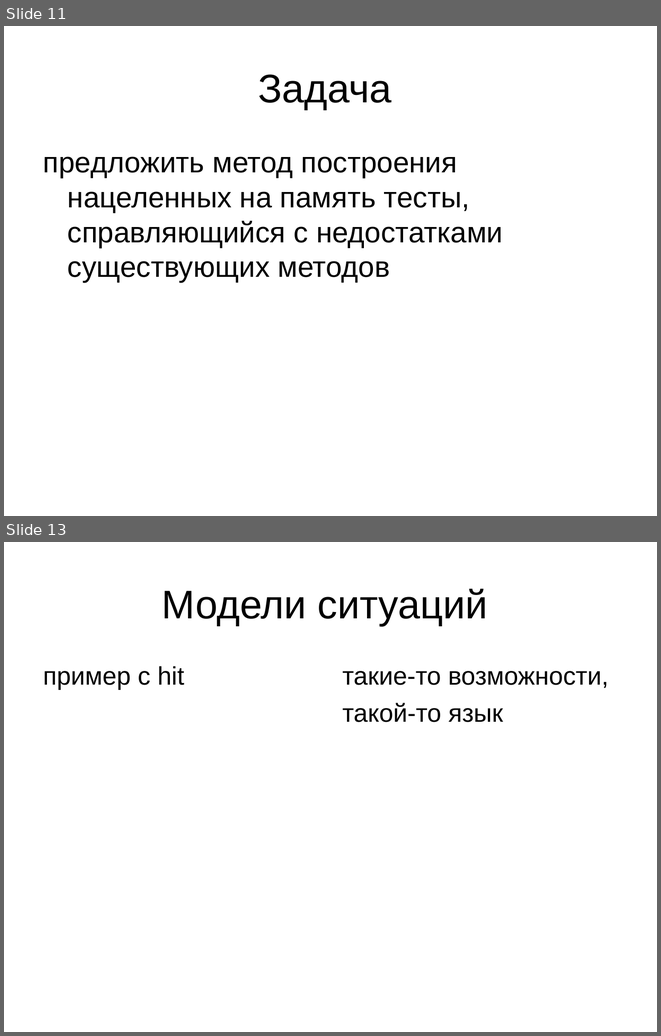
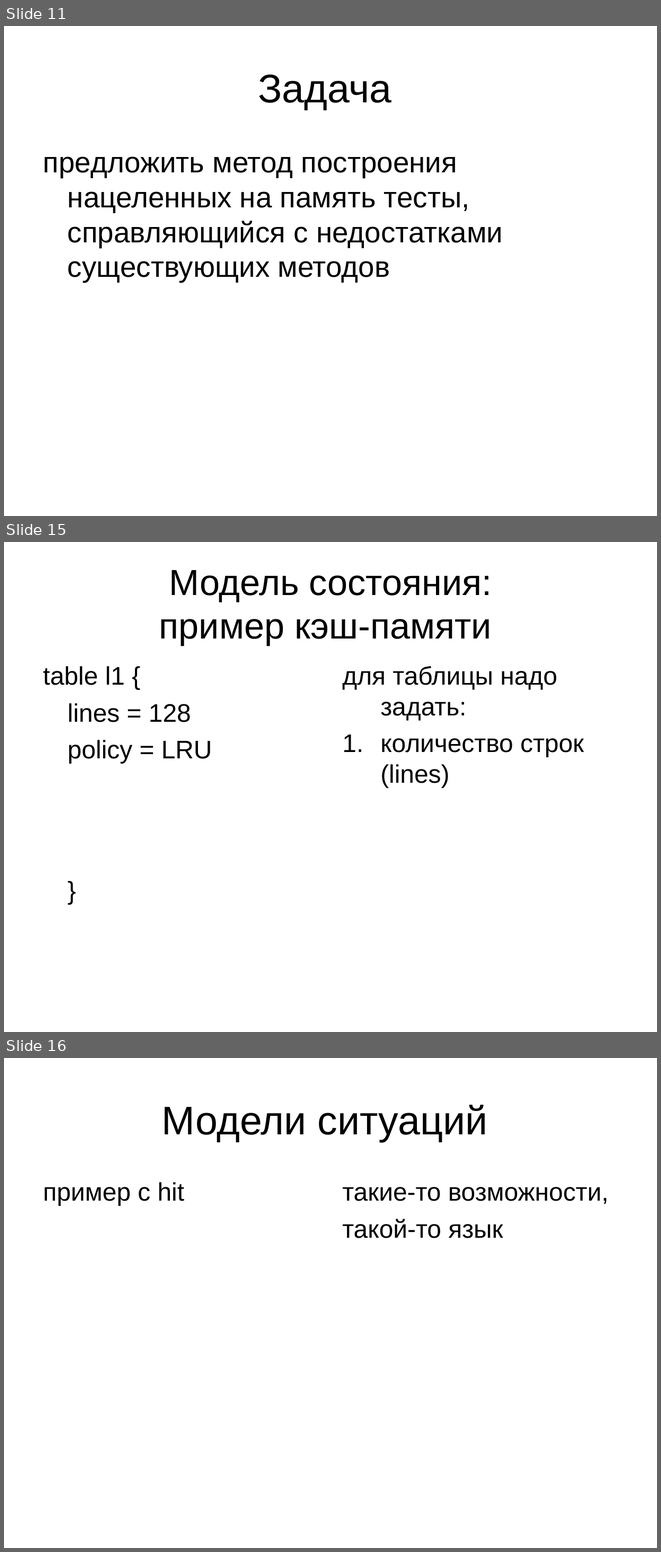
Before and after one commit to kornevgen/tesla-project, a slide deck: papers/THESIS/talks/pred/prethesis.ppt. Shown one above the other, each under a label of ours: slides 11 and 13 before the commit, slides 11, 15 and 16 after it; the slides between them are not shown. The pictures are 661x1036 and 661x1552 pixels, drawn with LibreOffice and Linux fonts; fonts in the diff are those of the drawing. Boxes give left, top, right and bottom in pixels: in the first picture for what was removed or moved away, otherwise in the second. Text is boxed around its words. In the diff, an @@ line names an element or a change of style, - is before the commit and + after.

```diff
--- a/papers/THESIS/talks/pred/prethesis.ppt
+++ b/papers/THESIS/talks/pred/prethesis.ppt
@@ slide 15 added at (x1=4, y1=542, x2=657, y2=1032), background #FFFFFF @@
@@ title added at (x1=159, y1=570, x2=492, y2=645), 40 pt, text #000000 @@
+Модель состояния:
+пример кэш-памяти
@@ text added at (x1=43, y1=666, x2=212, y2=763), 28 pt, text #000000 @@
+table l1 {
+lines = 128
+policy = LRU
+}
@@ text added at (x1=342, y1=666, x2=584, y2=787), 28 pt, text #000000 @@
+для таблицы надо задать:
+1. количество строк (lines)
@@ what was slide 13 is now slide 16 @@
```
Also in this commit, not shown: 5 slides changed, 2 other slides added, 1 slide removed.
